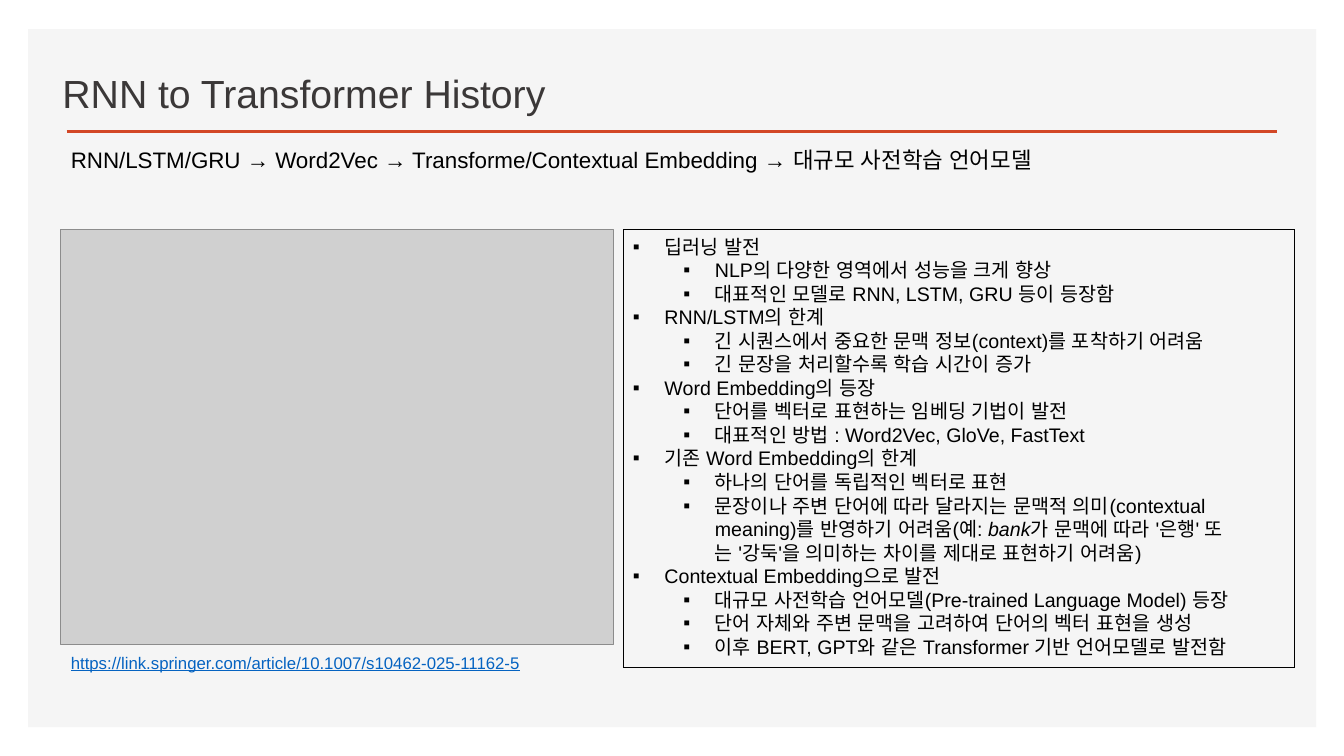
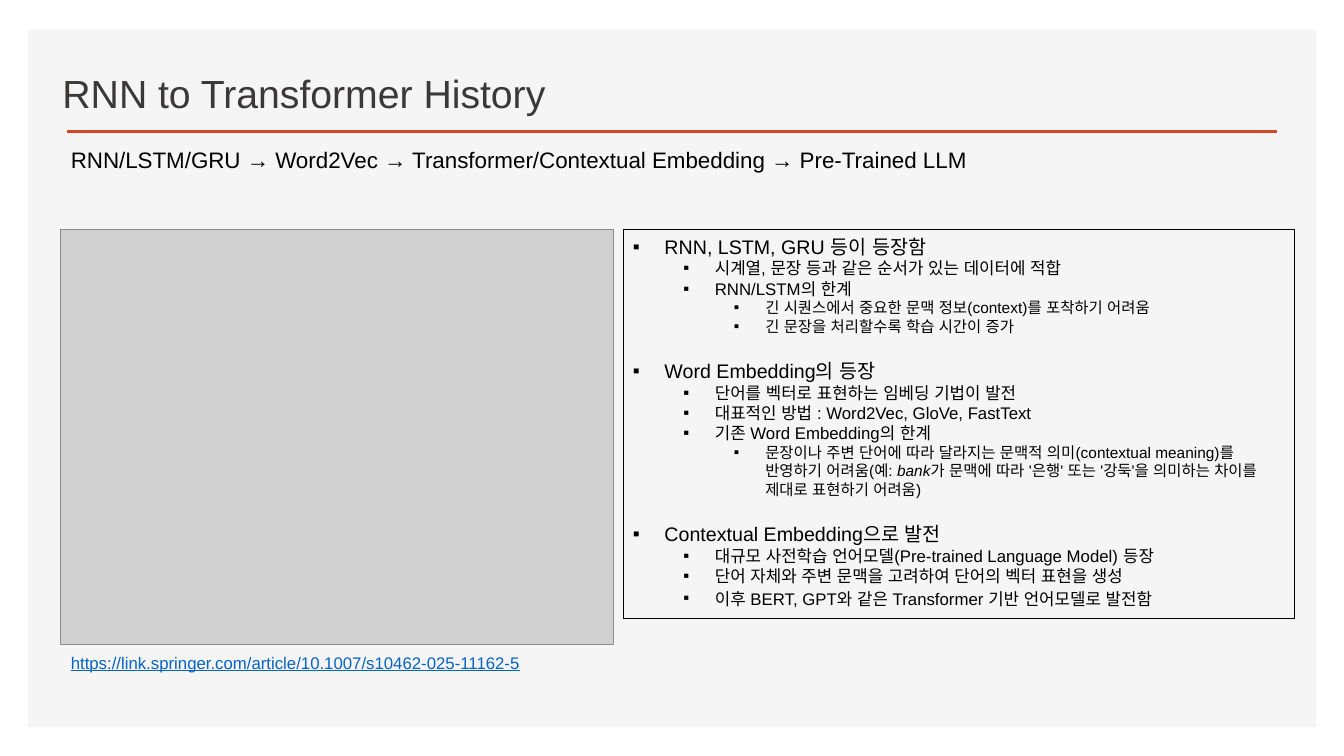
Before and after one commit to ancestor9/2026_Fall_Deep-Learning-with-Python, a slide deck: slide 4 of Chapter 13 Timeseries forecasting.pptx. Drawn at 1344x756 pixels with LibreOffice and Linux fonts; fonts in the diff are those of the drawing; grey boxes stand for pictures; background and template pictures are left out. Boxes give left, top, right and bottom in pixels: in the first picture for what was removed or moved away, otherwise in the second. Text is boxed around its words. In the diff, an @@ line names an element or a change of style, - is before the commit and + after.

```diff
--- a/Chapter 13 Timeseries forecasting.pptx
+++ b/Chapter 13 Timeseries forecasting.pptx
@@ text at bbox=[71, 151, 966, 173]: text changed @@
-RNN/LSTM/GRU → Word2Vec → Transforme/Contextual Embedding → 대규모 사전학습 언어모델
+RNN/LSTM/GRU → Word2Vec → Transformer/Contextual Embedding → Pre-Trained LLM
@@ rectangle "RNN, LSTM, GRU 등이 등장함": place and size @@
-rectangle "RNN, LSTM, GRU 등이 등장함" at bbox=[623, 230, 1295, 667]
+rectangle "RNN, LSTM, GRU 등이 등장함" at bbox=[623, 230, 1295, 618]
@@ text in rectangle at bbox=[664, 237, 1061, 276]: text changed; size 14 to 12 pt @@
-▪ 딥러닝 발전
-  ▪ NLP의 다양한 영역에서 성능을 크게 향상
-  ▪ 대표적인 모델로 RNN, LSTM, GRU 등이 등장함
+▪ RNN, LSTM, GRU 등이 등장함
+  ▪ 시계열, 문장 등과 같은 순서가 있는 데이터에 적합
@@ text in rectangle at bbox=[715, 281, 1257, 607]: size 14 to 12 pt in "RNN/LSTM의 한계", "단어를 벡터로 표현하는 임베딩 기법이 발전", "대표적인 방법 : Word2Vec, GloVe, FastText", "기존 Word Embedding의 한계" and 3 more places; size 14 to 11 pt in "긴 시퀀스에서 중요한 문맥 정보(context)를 포착하기 어려움", "긴 문장을 처리할수록 학습 시간이 증가", "문장이나 주변 단어에 따라 달라지는 문맥적 의미(contextual ..."; list level 1 to 2 in "RNN/LSTM의 한계"; list level 2 to 3 in "긴 시퀀스에서 중요한 문맥 정보(context)를 ..."; list level 2 to 3 in "긴 문장을 처리할수록 학습 시간이 ..."; list level 1 to 2 in "기존 Word Embedding의 한계"; list level 2 to 3 in "문장이나 주변 단어에 따라 달라지는 ..." @@
@@ text in rectangle at bbox=[715, 472, 1008, 491]: paragraph removed @@
-  ▪ 하나의 단어를 독립적인 벡터로 표현
```
Also in this commit, not shown: 21 other slides changed, 4 slides added, 1 slide removed.
